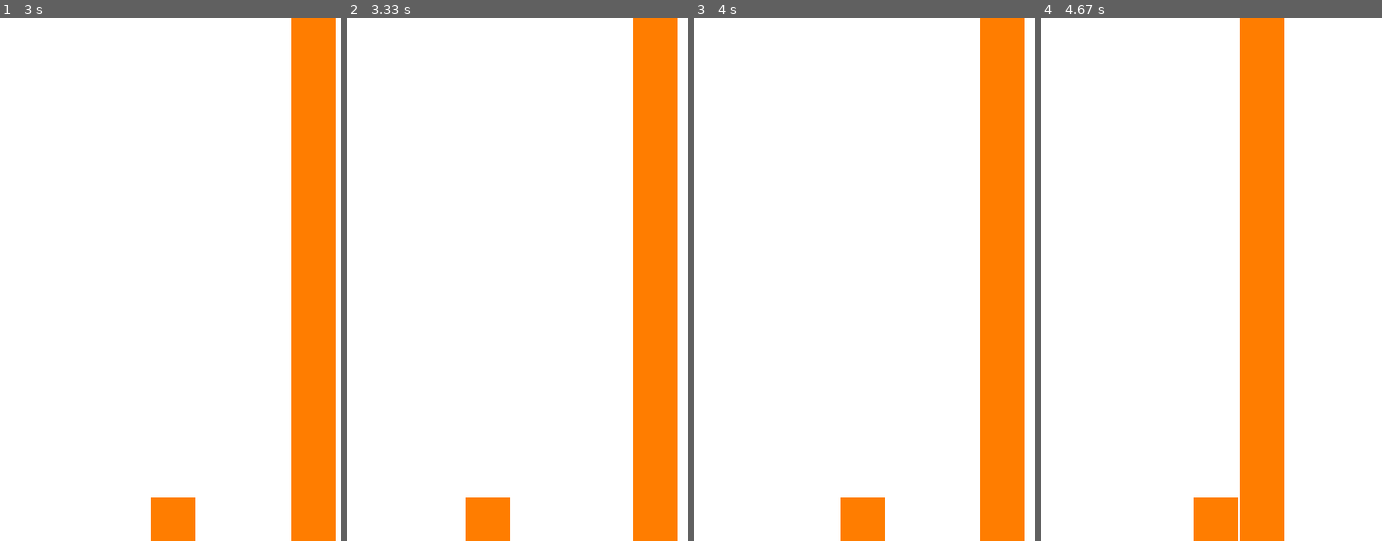
Above: before the commit, frames 1-4 (left to right).
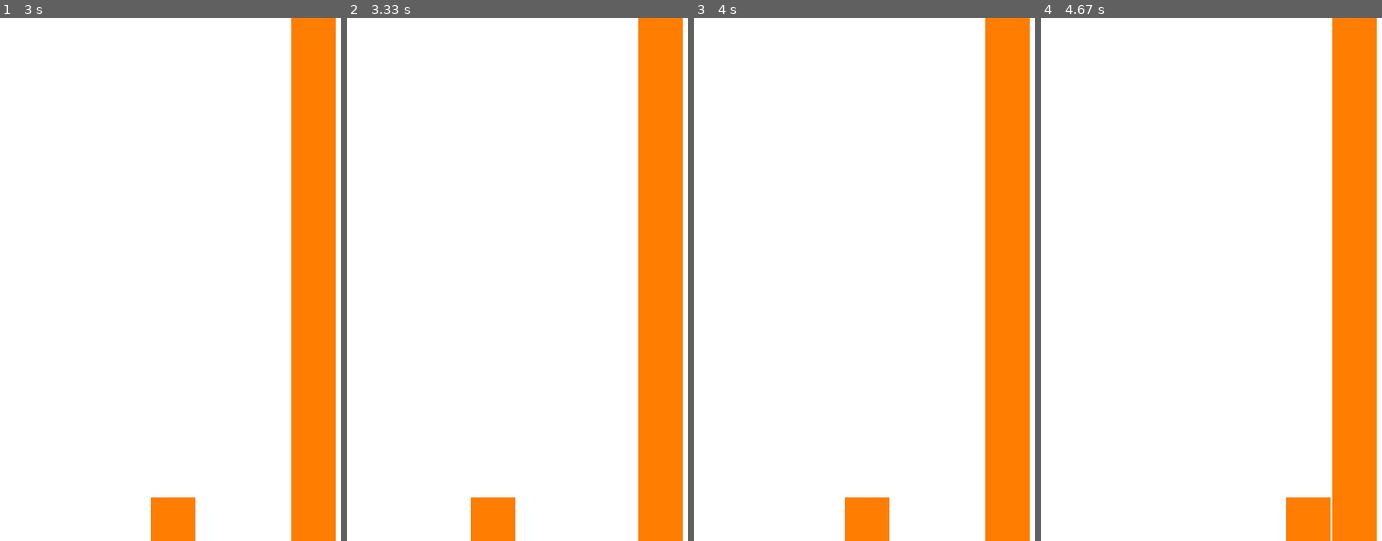
Above: after the commit, the same moments.

Repository: NeoZett-School/Python-Rectangle
Game: pygame game, started from test.py
Two runs of this game, one before a commit and one after it. Both use one fixed random seed, a clock stepped at 60 frames per second and the inputs below.
Inputs:
- Up to frame 1 (3 s): hold D 0.33-0.8 s; hold D 0.83-1.3 s; hold A 1.33-1.87 s; hold A 1.9-2.3 s; hold D 2.33-2.97 s
- Up to frame 2 (3.33 s): hold A from 3 s (still down)
- Up to frame 3 (4 s): release A at 3.47 s; hold D 3.5-3.97 s
- Up to frame 4 (4.67 s): hold D 4-4.47 s; hold A from 4.5 s (still down)

Frame 1 is identical in both runs. In frame 2, 3.3% of the frame differs, in the area x 34-99%, y 0-100%; in frame 3, 3.3%; in frame 4, 28%, in the area x 44-99%, y 0-100%.

Commit message:
Made the scroll adjustable.

Diff:
--- a/Rectangle/_internal/pygame_camera.py
+++ b/Rectangle/_internal/pygame_camera.py
@@ -22,6 +22,6 @@
         for obj in self.grid:
             obj.rect.position += (dx, dy)
         self._position += (dx, dy)
-    def adjust_x(self, player: PhysicsBox, delta_time: float) -> None:
-        if (player.rect.right >= player.renderer.pygame_surface.get_height() - 200 and player.velocity.x > 0) or (player.rect.left < 200 and player.velocity.x < 0):
+    def adjust_x(self, player: PhysicsBox, delta_time: float, scroll_at: float = 200.0) -> None:
+        if (player.rect.right >= player.renderer.pygame_surface.get_width() - scroll_at and player.velocity.x > 0) or (player.rect.left < scroll_at and player.velocity.x < 0):
             self.move(-player.velocity.x * delta_time, 0)
